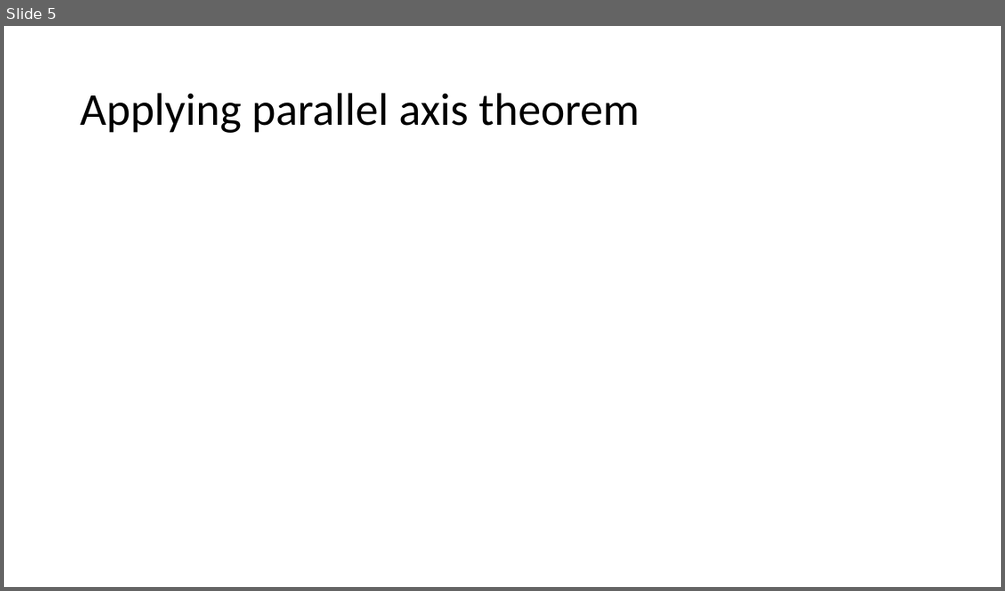
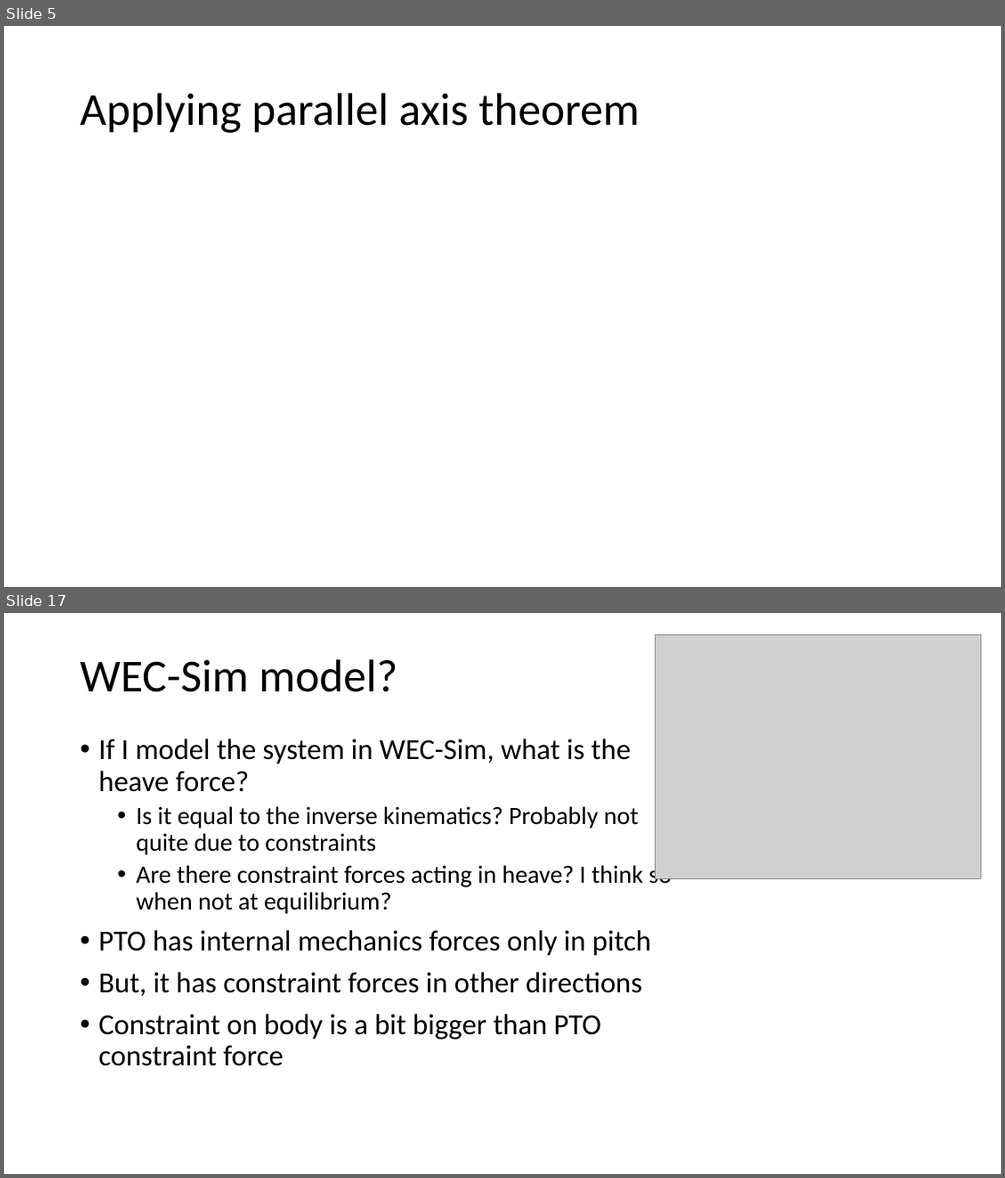
Before and after one commit to jtgrasb/WecOptTool, a slide deck: examples/attenuatorInWOT.pptx. Shown one above the other, each under a label of ours: slide 5 before the commit, slides 5 and 17 after it; the slides between them are not shown. The pictures are 1005x591 and 1005x1178 pixels, drawn with LibreOffice and Linux fonts; fonts in the diff are those of the drawing; grey boxes stand for pictures. Boxes give left, top, right and bottom in pixels: in the first picture for what was removed or moved away, otherwise in the second. Text is boxed around its words. In the diff, an @@ line names an element or a change of style, - is before the commit and + after.

```diff
--- a/examples/attenuatorInWOT.pptx
+++ b/examples/attenuatorInWOT.pptx
@@ slide 17 added at bbox=[4, 613, 1001, 1174], background #FFFFFF @@
@@ picture added at bbox=[655, 634, 981, 879] @@
@@ title added at bbox=[80, 659, 397, 692], 44 pt, text #000000 @@
+WEC-Sim model?
@@ text added at bbox=[98, 738, 672, 1066], 28 pt, text #000000 @@
+• If I model the system in WEC-Sim, what is the heave force?
+  • Is it equal to the inverse kinematics? Probably not quite due to constraints
+  • Are there constraint forces acting in heave? I think so when not at equilibrium?
+• PTO has internal mechanics forces only in pitch
+• But, it has constraint forces in other directions
+• Constraint on body is a bit bigger than PTO constraint force
```
Also in this commit, not shown: 13 other slides added, 1 slide removed, 23 other files.
